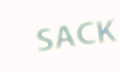
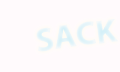
Revision of a layered 120×72 image; what changed, layer by layer:
"SACK": opacity 50% → 25%, painted on it over [36, 19, 119, 52]
